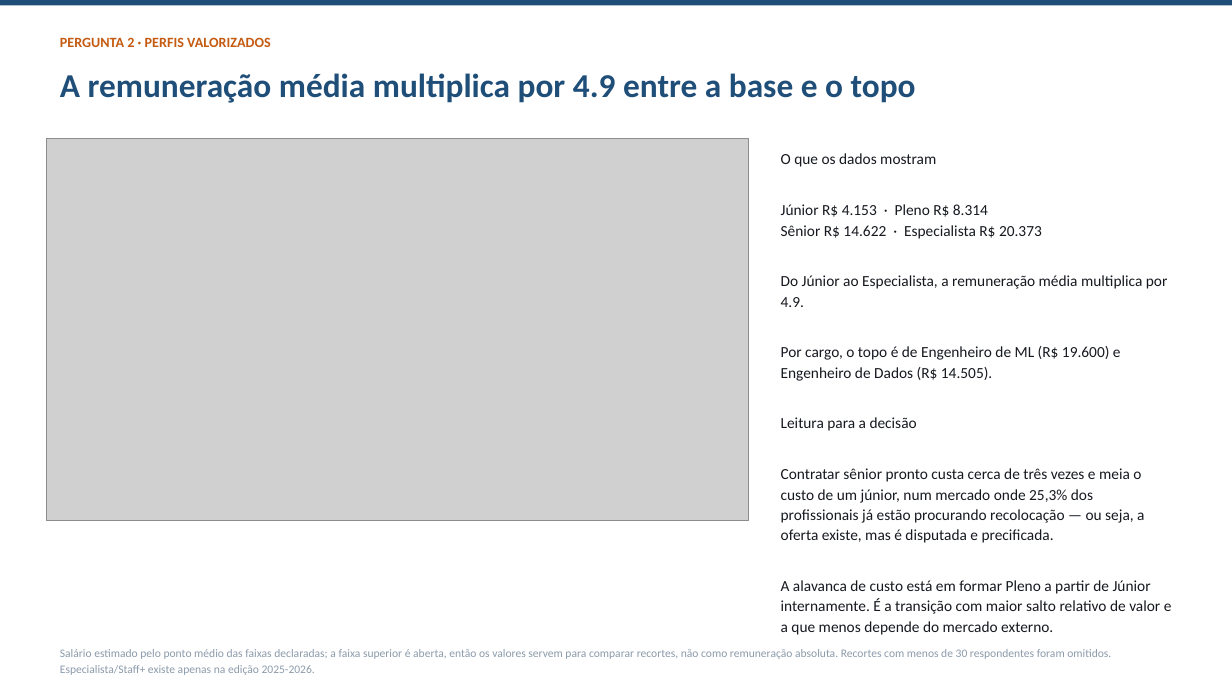
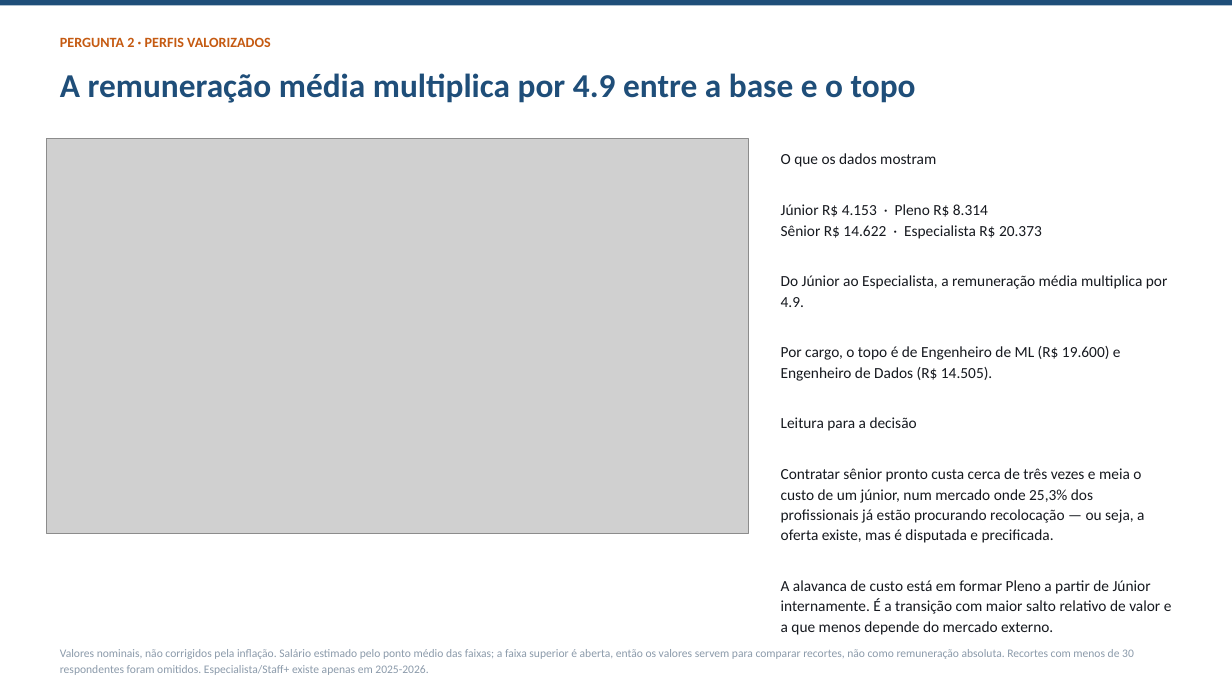
Before and after one commit to mandsoliveira/tech-challenge-fase3-state-of-data, a slide deck: slide 6 of output/Material_Executivo_State_of_Data_Fase3.pptx. Drawn at 1232x693 pixels with LibreOffice and Linux fonts; fonts in the diff are those of the drawing; grey boxes stand for pictures. Boxes give left, top, right and bottom in pixels: in the first picture for what was removed or moved away, otherwise in the second. Text is boxed around its words. In the diff, an @@ line names an element or a change of style, - is before the commit and + after.

```diff
--- a/output/Material_Executivo_State_of_Data_Fase3.pptx
+++ b/output/Material_Executivo_State_of_Data_Fase3.pptx
@@ picture: place and size @@
-picture at (46,139,749,520)
+picture at (46,139,749,533)
@@ text at (60,649,1134,675): text changed @@
-Salário estimado pelo ponto médio das faixas declaradas; a faixa superior é aberta, então os valores servem para comparar recortes, não como remuneração absoluta. Recortes com menos de 30 respondentes foram omitidos. Especialista/Staff+ existe apenas na edição 2025-2026.
+Valores nominais, não corrigidos pela inflação. Salário estimado pelo ponto médio das faixas; a faixa superior é aberta, então os valores servem para comparar recortes, não como remuneração absoluta. Recortes com menos de 30 respondentes foram omitidos. Especialista/Staff+ existe apenas em 2025-2026.
```
Also in this commit, not shown: 38 other files.
